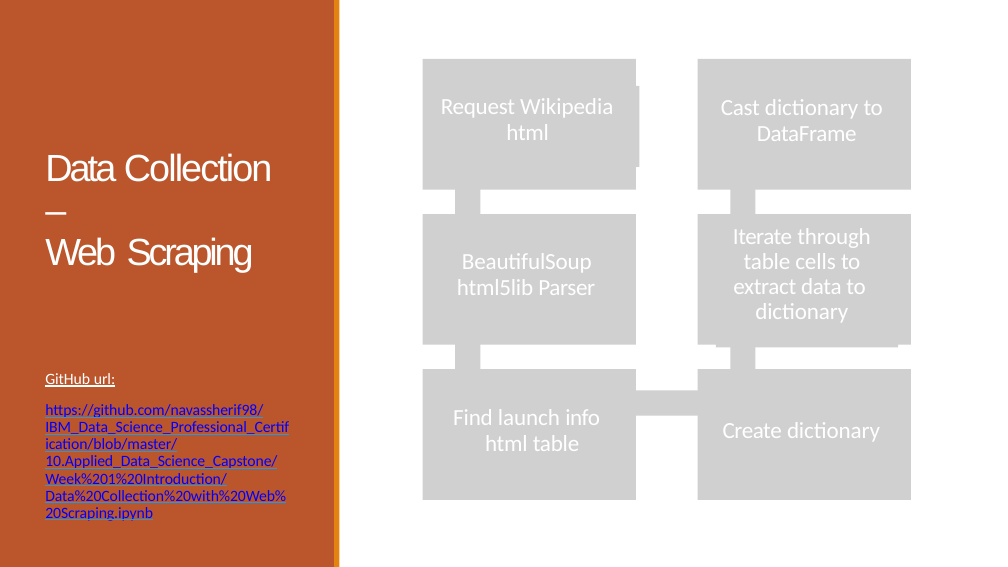
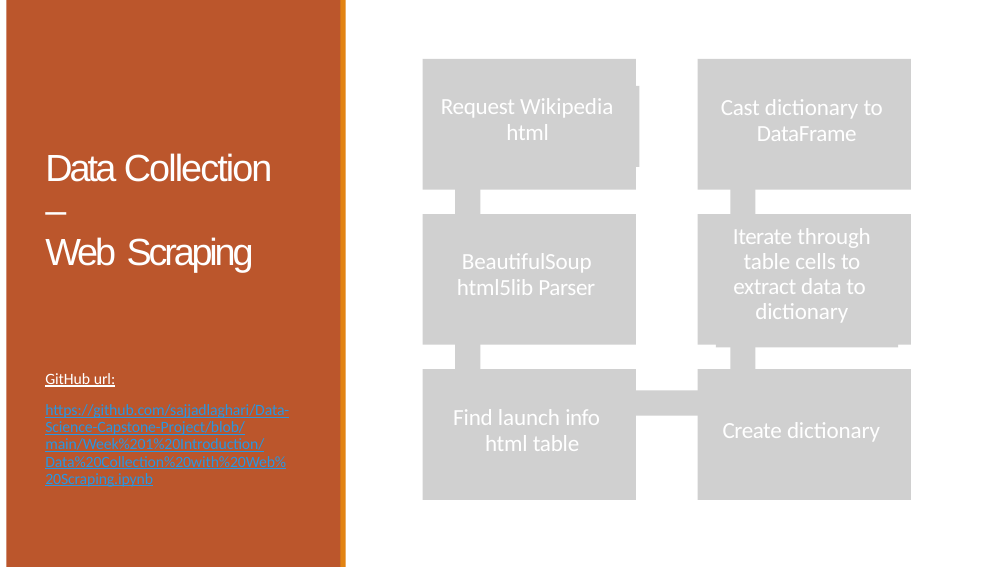
Before and after one commit to sajjadlaghari/Data-Science-Capstone-Project, a slide deck: slide 9 of Week 5 Present Your Data-Driven Insights/Data Science Journey.pptx. Drawn at 1008x567 pixels with LibreOffice and Linux fonts; fonts in the diff are those of the drawing; grey boxes stand for pictures. Boxes give left, top, right and bottom in pixels: in the first picture for what was removed or moved away, otherwise in the second. Text is boxed around its words. In the diff, an @@ line names an element or a change of style, - is before the commit and + after.

Commit message:
Final

```diff
--- a/Week 5 Present Your Data-Driven Insights/Data Science Journey.pptx
+++ b/Week 5 Present Your Data-Driven Insights/Data Science Journey.pptx
@@ freeform shape: place and size @@
-freeform shape at box(0, 0, 335, 567)
+freeform shape at box(6, 0, 341, 567)
@@ freeform shape: place and size @@
-freeform shape at box(334, 0, 340, 567)
+freeform shape at box(340, 0, 346, 567)
@@ text at box(45, 404, 289, 487): text changed; text colour #0000FF to #2996E1 @@
-https://github.com/navassherif98/IBM_Data_Science_Professional_Certification/blob/master/10.Applied_Data_Science_Capstone/Week%201%20Introduction/Data%20Collection%20with%20Web%20Scraping.ipynb
+https://github.com/sajjadlaghari/Data-Science-Capstone-Project/blob/main/Week%201%20Introduction/Data%20Collection%20with%20Web%20Scraping.ipynb
```
Also in this commit, not shown: 9 other slides changed.
